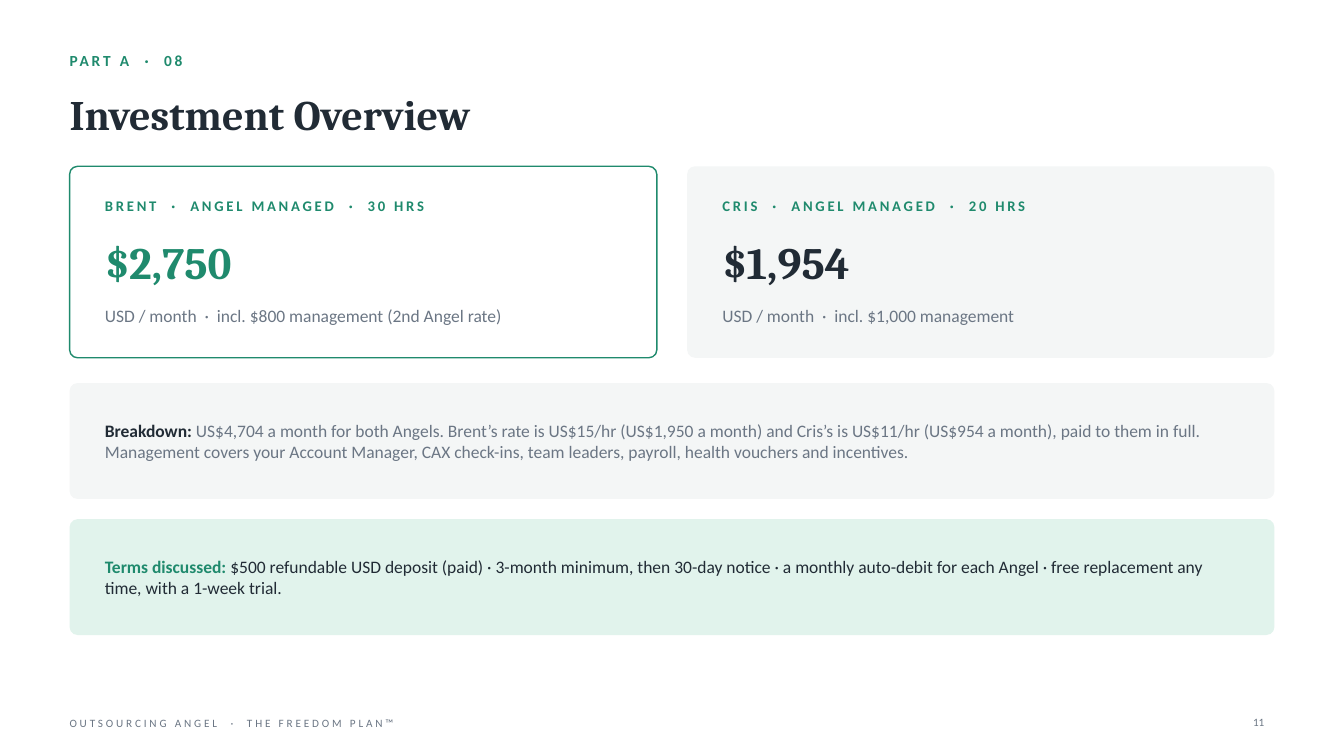
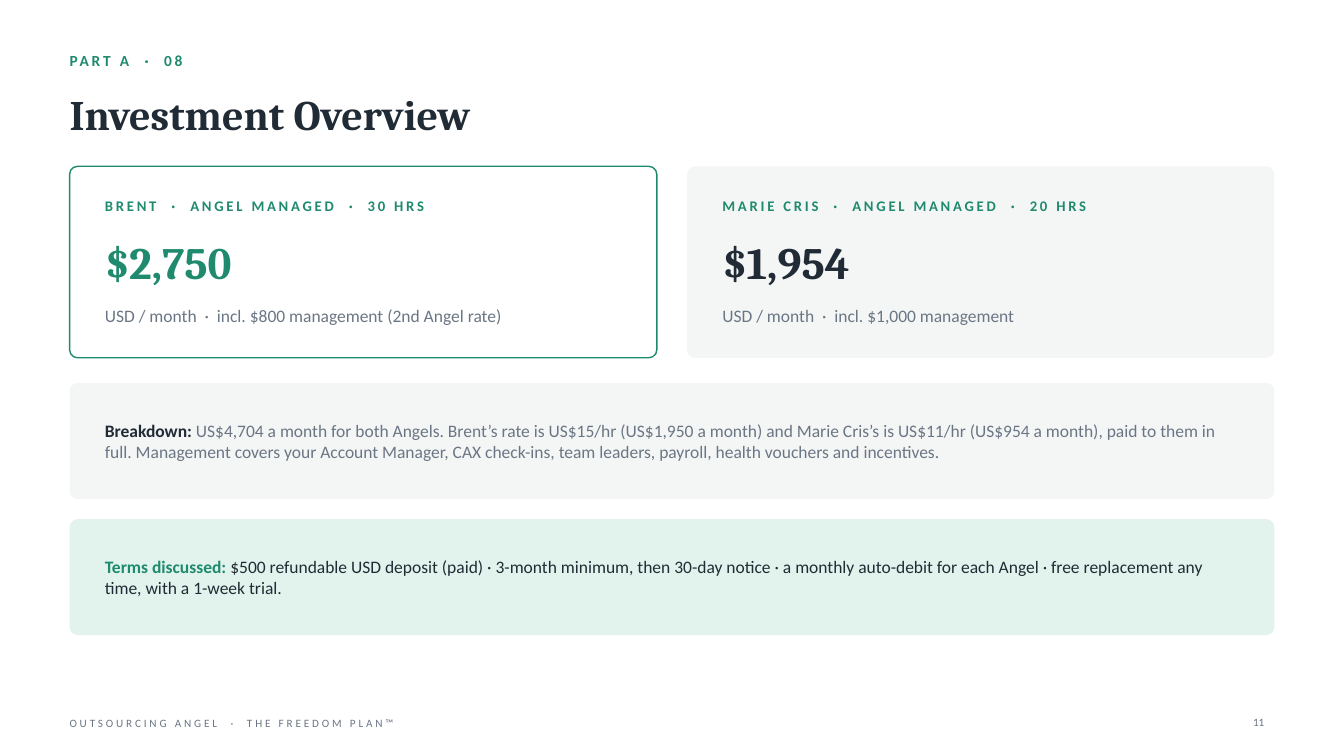
Before and after one commit to gail-gif/OA, a slide deck: slide 11 of Jennifer_Olivares_Freedom_Plan.pptx. Drawn at 1344x756 pixels with LibreOffice and Linux fonts; fonts in the diff are those of the drawing. Boxes give left, top, right and bottom in pixels: in the first picture for what was removed or moved away, otherwise in the second. Text is boxed around its words. In the diff, an @@ line names an element or a change of style, - is before the commit and + after.

```diff
--- a/Jennifer_Olivares_Freedom_Plan.pptx
+++ b/Jennifer_Olivares_Freedom_Plan.pptx
@@ text at [722, 201, 1086, 211]: text changed @@
-CRIS · ANGEL MANAGED · 20 HRS
+MARIE CRIS · ANGEL MANAGED · 20 HRS
@@ text at [105, 424, 1215, 461]: text changed @@
-Breakdown: US$4,704 a month for both Angels. Brent’s rate is US$15/hr (US$1,950 a month) and Cris’s is US$11/hr (US$954 a month), paid to them in full. Management covers your Account Manager, CAX check-ins, team leaders, payroll, health vouchers and incentives.
+Breakdown: US$4,704 a month for both Angels. Brent’s rate is US$15/hr (US$1,950 a month) and Marie Cris’s is US$11/hr (US$954 a month), paid to them in full. Management covers your Account Manager, CAX check-ins, team leaders, payroll, health vouchers and incentives.
```
Also in this commit, not shown: 27 other slides changed, 6 other files.
